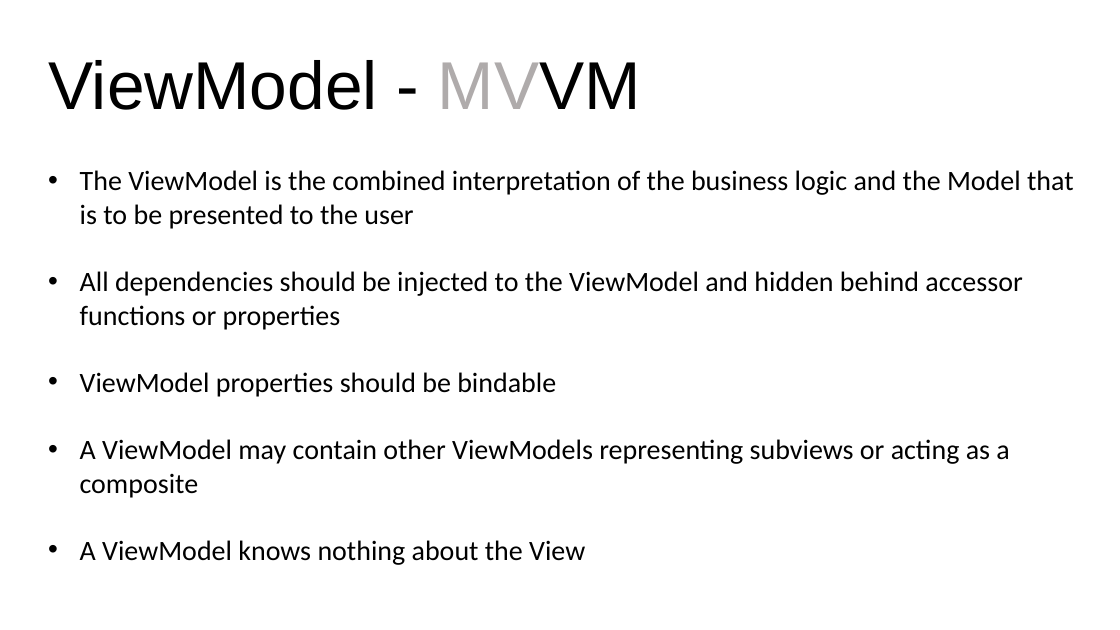
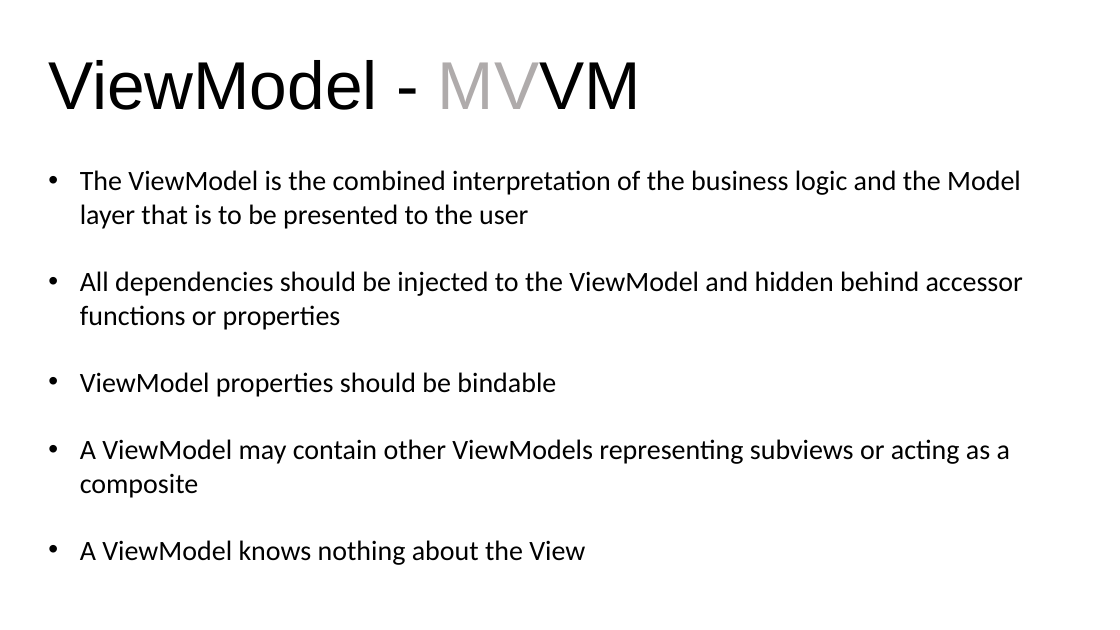
Before and after one commit to jasonjrr/MVVM.Demo, a slide deck: slide 4 of MVVM.Architecture.pptx. Drawn at 1120x630 pixels with LibreOffice and Linux fonts; fonts in the diff are those of the drawing. Boxes give left, top, right and bottom in pixels: in the first picture for what was removed or moved away, otherwise in the second. Text is boxed around its words. In the diff, an @@ line names an element or a change of style, - is before the commit and + after.

```diff
--- a/MVVM.Architecture.pptx
+++ b/MVVM.Architecture.pptx
@@ text at (80,170,1021,229): text changed @@
-• The ViewModel is the combined interpretation of the business logic and the Model that is to be presented to the user
+• The ViewModel is the combined interpretation of the business logic and the Model layer that is to be presented to the user
```
Also in this commit, not shown: 6 other slides changed, 1 slide added, 1 slide removed, 1 other file.
